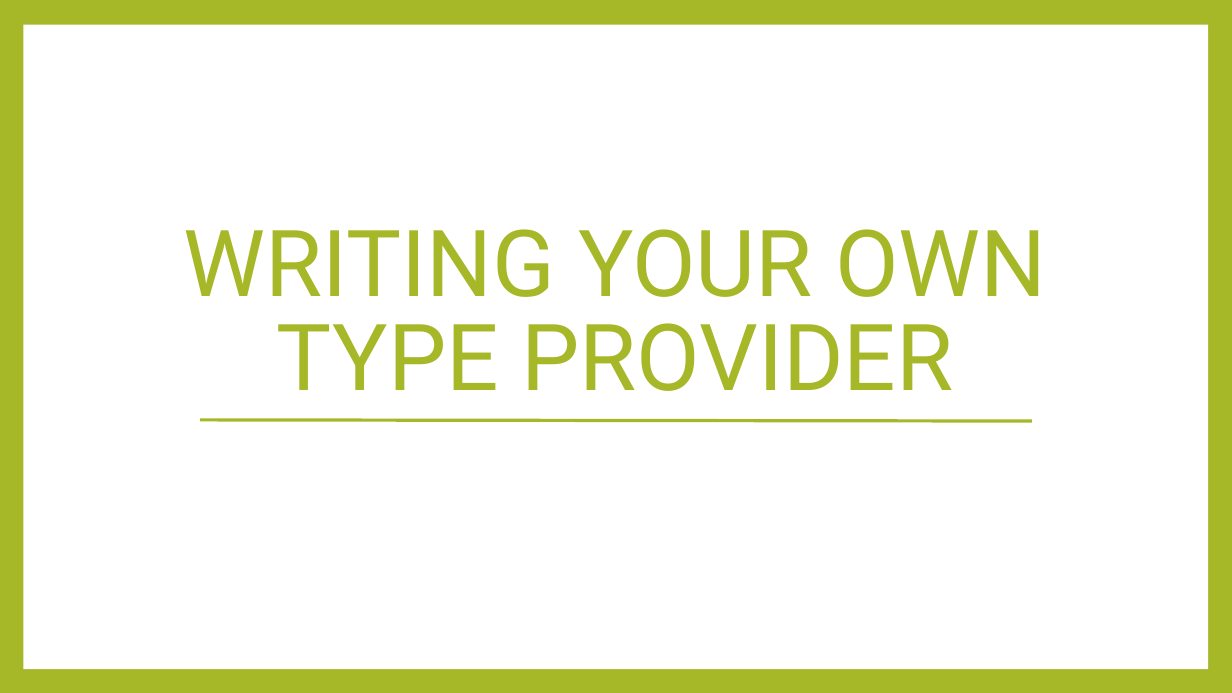
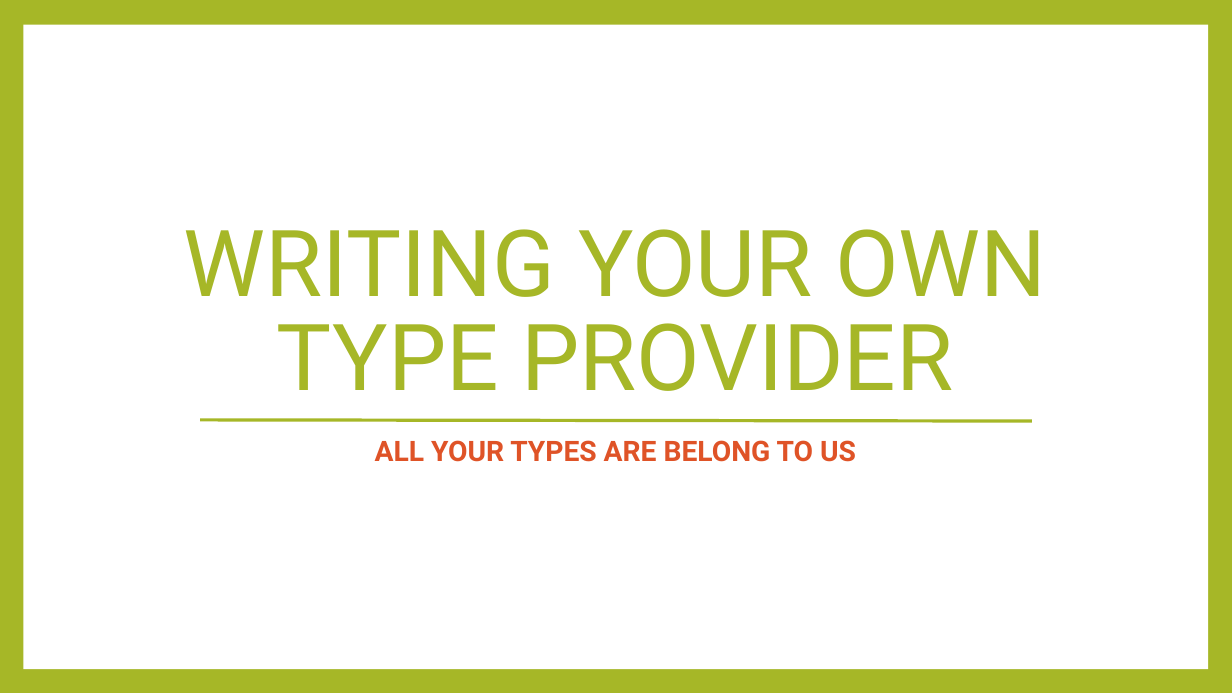
Before and after one commit to rachelblasucci/Current-Talks, a slide deck: slide 10 of Type Providers/Type Providers.pptx. Drawn at 1232x693 pixels with LibreOffice and Linux fonts; fonts in the diff are those of the drawing. Boxes give left, top, right and bottom in pixels: in the first picture for what was removed or moved away, otherwise in the second. Text is boxed around its words. In the diff, an @@ line names an element or a change of style, - is before the commit and + after.

```diff
--- a/Type Providers/Type Providers.pptx
+++ b/Type Providers/Type Providers.pptx
@@ text added at bbox=[375, 440, 856, 462], 22 pt, text #DF5327, bold @@
+ALL YOUR TYPES ARE BELONG TO US
```
Also in this commit, not shown: 1 other slide changed, 1 other file.
